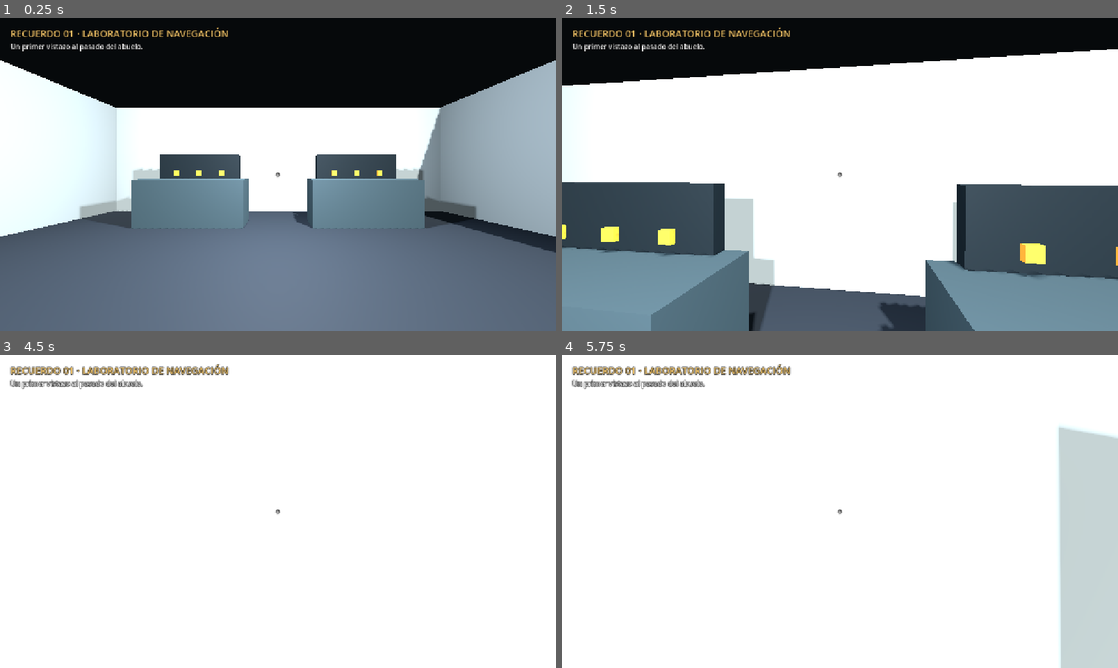
Above: before the commit, frames 1-4 (two rows, left to right).
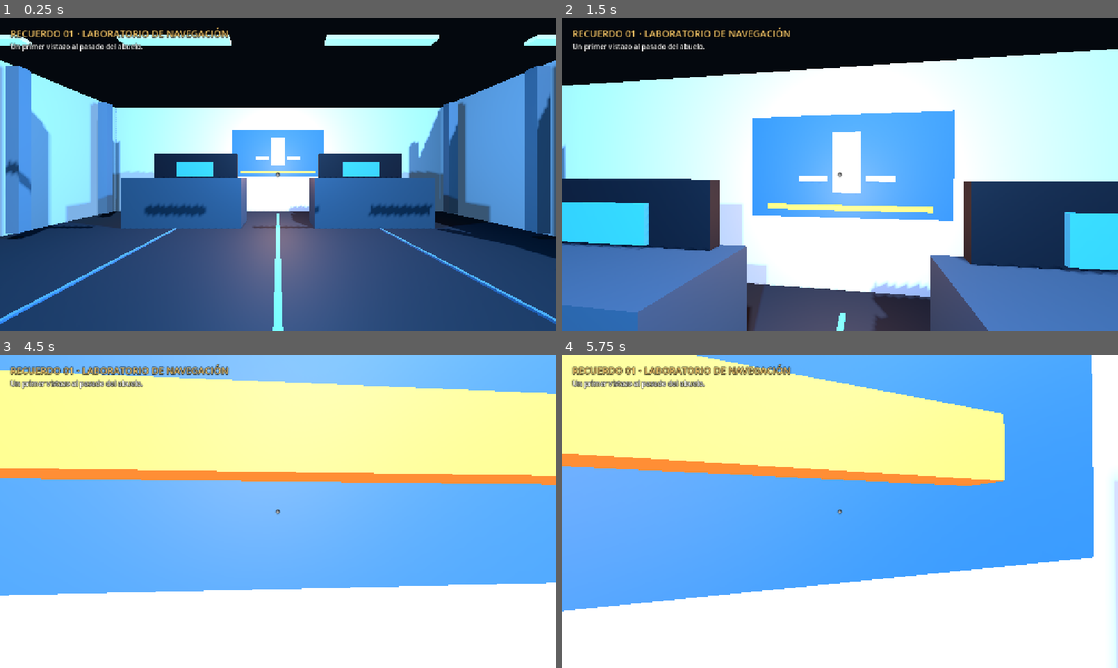
Above: after the commit, the same moments.

Repository: IDozy/starlightlegacy
Game: Godot game, scene res://levels/nasa_memory_01/nasa_memory_01.tscn
Two runs of this game, one before a commit and one after it. Both use one fixed random seed, a clock stepped at 60 frames per second and the inputs below. This scene is started directly instead of the project's main scene.
Inputs (mouse positions are in pixels of both pictures, inside the frame that each line leads up to):
- Up to frame 1 (0.25 s): no input
- Up to frame 2 (1.5 s): tap Enter at 0.5, 1.35 s; move the mouse to (867, 174) at 0.52 s; hold W from 0.53 s (still down); tap E at 0.6 s; click (867, 174) at 0.67 s; tap Space at 0.77 s; move the mouse to (812, 174) at 1.27 s
- Up to frame 3 (4.5 s): keep holding W; tap Space at 1.52, 2.75, 3.02, 3.77, 4.25 s; move the mouse to (289, 505) at 2.02 s; tap K at 2.1, 4.35 s; move the mouse to (272, 517) at 2.77 s; tap E at 2.85 s; click (272, 517) at 2.92 s; tap Enter at 3.5, 3.6 s; move the mouse to (316, 514) at 3.52 s; move the mouse to (233, 508) at 4.27 s
- Up to frame 4 (5.75 s): keep holding W; tap Space at 4.52 s; move the mouse to (845, 511) at 5.02 s; tap E at 5.1 s; click (845, 511) at 5.17 s

The runs differ from the first frame. In frame 1, 71% of the frame differs, in the area x 0-100%, y 5-100%; in frame 2, 59%; in frame 3, 74%; in frame 4, 75%, in the area x 0-100%, y 0-100%.

Commit message:
style: give first nasa memory a dreamy retro lab look

Diff:
--- a/levels/nasa_memory_01/nasa_memory_01.gd
+++ b/levels/nasa_memory_01/nasa_memory_01.gd
@@ -2,11 +2,14 @@
 
 const SCENE_PORTAL := preload("res://systems/navigation/scene_portal.tscn")
 
-const FLOOR_COLOR := Color(0.14, 0.16, 0.18)
-const WALL_COLOR := Color(0.62, 0.64, 0.62)
-const CONSOLE_COLOR := Color(0.19, 0.24, 0.25)
-const PANEL_COLOR := Color(0.07, 0.10, 0.11)
-const ACCENT_COLOR := Color(0.88, 0.55, 0.16)
+const FLOOR_COLOR := Color(0.10, 0.13, 0.16)
+const WALL_COLOR := Color(0.60, 0.67, 0.70)
+const CONSOLE_COLOR := Color(0.16, 0.23, 0.28)
+const PANEL_COLOR := Color(0.035, 0.075, 0.10)
+const BLUE_ACCENT := Color(0.20, 0.60, 0.92)
+const CYAN_ACCENT := Color(0.34, 0.88, 0.94)
+const ORANGE_ACCENT := Color(0.95, 0.45, 0.16)
+const CREAM_COLOR := Color(0.86, 0.84, 0.76)
 
 @onready var player = $Player
 @onready var interaction_prompt: Label = $HUD/InteractionPrompt
@@ -26,48 +29,106 @@
 
 func _build_environment() -> void:
 	var world_environment := WorldEnvironment.new()
+	world_environment.name = "MemoryEnvironment"
+
 	var environment := Environment.new()
 	environment.background_mode = Environment.BG_COLOR
-	environment.background_color = Color(0.025, 0.035, 0.045)
+	environment.background_color = Color(0.015, 0.030, 0.055)
 	environment.ambient_light_source = Environment.AMBIENT_SOURCE_COLOR
-	environment.ambient_light_color = Color(0.58, 0.63, 0.68)
-	environment.ambient_light_energy = 0.75
+	environment.ambient_light_color = Color(0.45, 0.60, 0.76)
+	environment.ambient_light_energy = 0.72
 	world_environment.environment = environment
 	add_child(world_environment)
 
 	var key_light := DirectionalLight3D.new()
-	key_light.rotation_degrees = Vector3(-52.0, 25.0, 0.0)
-	key_light.light_energy = 0.9
+	key_light.name = "MemoryKeyLight"
+	key_light.rotation_degrees = Vector3(-48.0, 28.0, 0.0)
+	key_light.light_color = Color(0.72, 0.84, 1.0)
+	key_light.light_energy = 1.08
 	key_light.shadow_enabled = true
 	add_child(key_light)
 
-	var lab_light := OmniLight3D.new()
-	lab_light.position = Vector3(0.0, 3.0, -1.0)
-	lab_light.omni_range = 10.0
-	lab_light.light_energy = 5.0
-	lab_light.light_color = Color(0.84, 0.9, 1.0)
-	lab_light.shadow_enabled = true
-	add_child(lab_light)
+	var cool_fill := OmniLight3D.new()
+	cool_fill.name = "CoolLabFill"
+	cool_fill.position = Vector3(0.0, 3.2, -1.5)
+	cool_fill.omni_range = 11.0
+	cool_fill.light_energy = 4.0
+	cool_fill.light_color = Color(0.38, 0.68, 1.0)
+	cool_fill.shadow_enabled = true
+	add_child(cool_fill)
+
+	var warm_memory := OmniLight3D.new()
+	warm_memory.name = "WarmMemoryAccent"
+	warm_memory.position = Vector3(0.0, 1.9, -4.8)
+	warm_memory.omni_range = 7.0
+	warm_memory.light_energy = 2.4
+	warm_memory.light_color = Color(1.0, 0.52, 0.25)
+	add_child(warm_memory)
 
 
 func _build_lab() -> void:
-	_create_static_box("Floor", Vector3(0, -0.1, 0), Vector3(14, 0.2, 12), FLOOR_COLOR)
-	_create_static_box("BackWall", Vector3(0, 2.2, -6), Vector3(14, 4.4, 0.2), WALL_COLOR)
-	_create_static_box("LeftWall", Vector3(-7, 2.2, 0), Vector3(0.2, 4.4, 12), WALL_COLOR)
-	_create_static_box("RightWall", Vector3(7, 2.2, 0), Vector3(0.2, 4.4, 12), WALL_COLOR)
+	_create_box("Floor", Vector3(0, -0.1, 0), Vector3(14, 0.2, 12), FLOOR_COLOR)
+	_create_box("BackWall", Vector3(0, 2.2, -6), Vector3(14, 4.4, 0.2), WALL_COLOR)
+	_create_box("LeftWall", Vector3(-7, 2.2, 0), Vector3(0.2, 4.4, 12), WALL_COLOR)
+	_create_box("RightWall", Vector3(7, 2.2, 0), Vector3(0.2, 4.4, 12), WALL_COLOR)
 
-	# Consolas de navegación provisionales, inspiradas en laboratorios de mediados del siglo XX.
-	_create_static_box("ConsoleLeft", Vector3(-2.6, 0.7, -3.6), Vector3(3.2, 1.4, 1.1), CONSOLE_COLOR)
-	_create_static_box("ConsoleRight", Vector3(2.6, 0.7, -3.6), Vector3(3.2, 1.4, 1.1), CONSOLE_COLOR)
-	_create_static_box("PanelLeft", Vector3(-2.6, 1.55, -4.05), Vector3(2.6, 1.3, 0.18), PANEL_COLOR)
-	_create_static_box("PanelRight", Vector3(2.6, 1.55, -4.05), Vector3(2.6, 1.3, 0.18), PANEL_COLOR)
+	# Floor guide lines visually pull the player toward the control consoles.
+	_create_box("CenterGuide", Vector3(0, 0.015, -0.7), Vector3(0.10, 0.03, 9.0), BLUE_ACCENT, false, 1.1)
+	_create_box("LeftGuide", Vector3(-2.9, 0.015, -0.7), Vector3(0.055, 0.03, 9.0), Color(0.24, 0.39, 0.52), false)
+	_create_box("RightGuide", Vector3(2.9, 0.015, -0.7), Vector3(0.055, 0.03, 9.0), Color(0.24, 0.39, 0.52), false)
 
-	for x in [-3.35, -2.6, -1.85, 1.85, 2.6, 3.35]:
-		_create_static_box(
+	# Large, simplified retro-navigation stations.
+	_create_box("ConsoleLeft", Vector3(-2.75, 0.72, -3.6), Vector3(3.4, 1.44, 1.18), CONSOLE_COLOR)
+	_create_box("ConsoleRight", Vector3(2.75, 0.72, -3.6), Vector3(3.4, 1.44, 1.18), CONSOLE_COLOR)
+	_create_box("PanelLeft", Vector3(-2.75, 1.58, -4.08), Vector3(2.75, 1.32, 0.16), PANEL_COLOR)
+	_create_box("PanelRight", Vector3(2.75, 1.58, -4.08), Vector3(2.75, 1.32, 0.16), PANEL_COLOR)
+
+	_create_box("ScreenLeft", Vector3(-2.75, 1.72, -3.98), Vector3(1.18, 0.48, 0.06), Color(0.08, 0.28, 0.34), false, 1.7)
+	_create_box("ScreenRight", Vector3(2.75, 1.72, -3.98), Vector3(1.18, 0.48, 0.06), Color(0.08, 0.28, 0.34), false, 1.7)
+
+	for x in [-3.80, -3.25, -2.25, -1.70, 1.70, 2.25, 3.25, 3.80]:
+		_create_box(
 			"Indicator_%s" % str(x),
-			Vector3(x, 1.6, -3.94),
-			Vector3(0.16, 0.16, 0.08),
-			ACCENT_COLOR
+			Vector3(x, 1.34, -3.98),
+			Vector3(0.14, 0.14, 0.06),
+			ORANGE_ACCENT,
+			false,
+			2.0
+		)
+
+	# Bright ceiling bars create the clean, dreamlike NASA-memory silhouette.
+	for x in [-4.8, -1.6, 1.6, 4.8]:
+		_create_box(
+			"CeilingLight_%s" % str(x),
+			Vector3(x, 3.65, -0.4),
+			Vector3(1.7, 0.06, 0.18),
+			CYAN_ACCENT,
+			false,
+			1.65
+		)
+
+	# Back wall becomes a graphic mission-display wall instead of a flat grey rectangle.
+	_create_box("MissionDisplay", Vector3(0.0, 2.45, -5.86), Vector3(3.9, 2.0, 0.05), Color(0.10, 0.28, 0.46), false, 0.65)
+	_create_box("MissionStripe", Vector3(0.0, 1.65, -5.80), Vector3(3.15, 0.10, 0.06), ORANGE_ACCENT, false, 1.15)
+	_create_box("MissionCore", Vector3(0.0, 2.52, -5.78), Vector3(0.55, 1.15, 0.07), CREAM_COLOR, false)
+	_create_box("MissionWingLeft", Vector3(-0.64, 2.22, -5.77), Vector3(0.55, 0.12, 0.07), CREAM_COLOR, false)
+	_create_box("MissionWingRight", Vector3(0.64, 2.22, -5.77), Vector3(0.55, 0.12, 0.07), CREAM_COLOR, false)
+
+	# Chunky side frames give the room a grander, cinematic scale with very cheap geometry.
+	for z in [-4.7, -2.2, 0.3, 2.8]:
+		_create_box(
+			"LeftFrame_%s" % str(z),
+			Vector3(-6.35, 2.15, z),
+			Vector3(0.32, 4.0, 0.24),
+			Color(0.31, 0.40, 0.46),
+			false
+		)
+		_create_box(
+			"RightFrame_%s" % str(z),
+			Vector3(6.35, 2.15, z),
+			Vector3(0.32, 4.0, 0.24),
+			Color(0.31, 0.40, 0.46),
+			false
 		)
 
 	var portal := SCENE_PORTAL.instantiate()
@@ -75,32 +136,50 @@
 	add_child(portal)
 
 
-func _create_static_box(
+func _create_box(
 	box_name: String,
 	box_position: Vector3,
 	box_size: Vector3,
-	color: Color
-) -> StaticBody3D:
-	var body := StaticBody3D.new()
-	body.name = box_name
-	body.position = box_position
+	color: Color,
+	with_collision: bool = true,
+	emission_strength: float = 0.0
+) -> Node3D:
+	var root: Node3D
+
+	if with_collision:
+		root = StaticBody3D.new()
+	else:
+		root = Node3D.new()
+
+	root.name = box_name
+	root.position = box_position
 
 	var mesh_instance := MeshInstance3D.new()
 	var mesh := BoxMesh.new()
 	mesh.size = box_size
+	mesh.material = _make_material(color, emission_strength)
+	mesh_instance.mesh = mesh
+	root.add_child(mesh_instance)
 
+	if with_collision:
+		var collision := CollisionShape3D.new()
+		var shape := BoxShape3D.new()
+		shape.size = box_size
+		collision.shape = shape
+		root.add_child(collision)
+
+	add_child(root)
+	return root
+
+
+func _make_material(color: Color, emission_strength: float = 0.0) -> StandardMaterial3D:
 	var material := StandardMaterial3D.new()
 	material.albedo_color = color
-	material.roughness = 0.8
-	mesh.material = material
-	mesh_instance.mesh = mesh
-	body.add_child(mesh_instance)
+	material.roughness = 0.72
 
-	var collision := CollisionShape3D.new()
-	var shape := BoxShape3D.new()
-	shape.size = box_size
-	collision.shape = shape
-	body.add_child(collision)
+	if emission_strength > 0.0:
+		material.emission_enabled = true
+		material.emission = color
+		material.emission_energy_multiplier = emission_strength
 
-	add_child(body)
-	return body
+	return material
